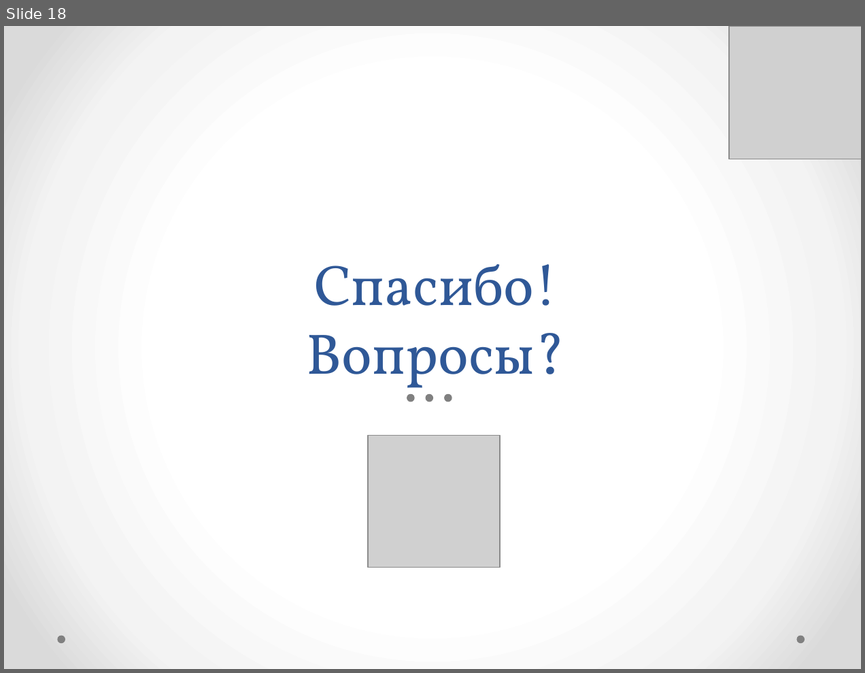
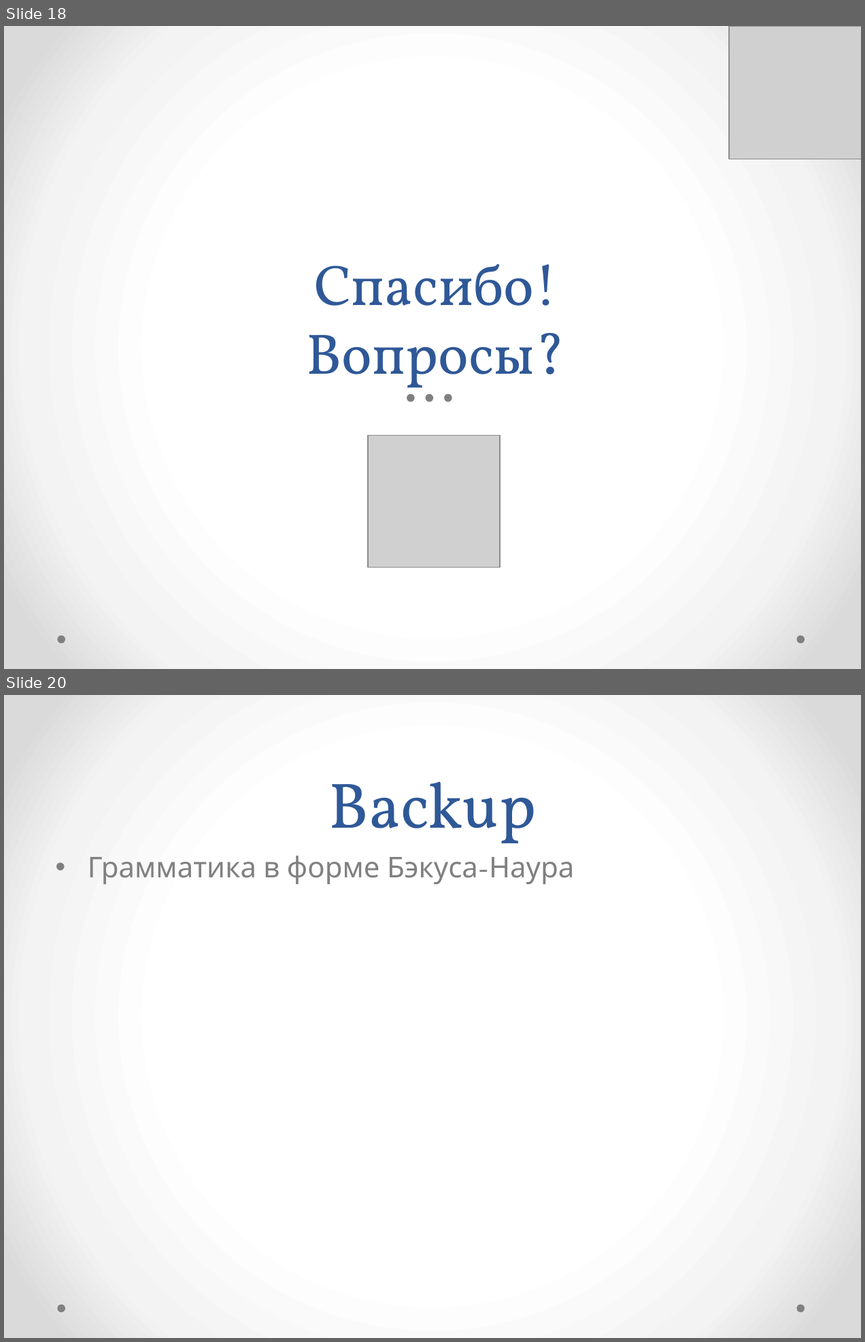
Before and after one commit to hisohito/proto-doc, a slide deck: shatilina.pptx. Shown one above the other, each under a label of ours: slide 18 before the commit, slides 18 and 20 after it; the slides between them are not shown. The pictures are 865x673 and 865x1342 pixels, drawn with LibreOffice and Linux fonts; fonts in the diff are those of the drawing; grey boxes stand for pictures. Boxes give left, top, right and bottom in pixels: in the first picture for what was removed or moved away, otherwise in the second. Text is boxed around its words. In the diff, an @@ line names an element or a change of style, - is before the commit and + after.

```diff
--- a/shatilina.pptx
+++ b/shatilina.pptx
@@ slide 20 added at (4, 695, 861, 1338), background gradient #FFFFFF to #F4F4F4 to #DADADA; not listed: 2 template elements that a slide beside it also shows @@
@@ title added at (329, 781, 536, 843), 54 pt, text #2F5897 @@
+Backup
@@ text added at (88, 855, 574, 884), 24 pt, text #808080 @@
+• Грамматика в форме Бэкуса-Наура
```
Also in this commit, not shown: 6 slides changed, 3 other slides added, 1 slide removed, 3 other files.
